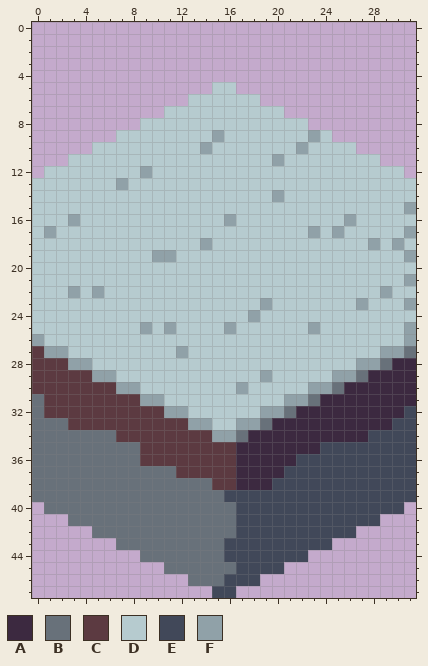
A pixel-art sprite gets an edit: assets/tiles/grid/hexset_grid_snow_flat_03.png. Above is the file before it was changed.
The file is 32x48 pixels.
Palette (. is transparent): A #3c2940  B #68717a  C #5c3a41  D #b6cbcf  E #414859  F #90a1a8
Pixels before, first column x 0:
 5 ...............DD...............
 6 .............DDDDDD.............
 7 ...........DDDDDDDDDD...........
 8 .........DDDDDDDDDDDDDD.........
 9 .......DDDDDDDDFDDDDDDDFD.......
10 .....DDDDDDDDDFDDDDDDDFDDDD.....
11 ...DDDDDDDDDDDDDDDDDFDDDDDDDD...
12 .DDDDDDDDFDDDDDDDDDDDDDDDDDDDDD.
13 DDDDDDDFDDDDDDDDDDDDDDDDDDDDDDDD
14 DDDDDDDDDDDDDDDDDDDDFDDDDDDDDDDD
15 DDDDDDDDDDDDDDDDDDDDDDDDDDDDDDDF
16 DDDFDDDDDDDDDDDDFDDDDDDDDDFDDDDD
17 DFDDDDDDDDDDDDDDDDDDDDDFDFDDDDDF
18 DDDDDDDDDDDDDDFDDDDDDDDDDDDDFDFD
19 DDDDDDDDDDFFDDDDDDDDDDDDDDDDDDDF
20 DDDDDDDDDDDDDDDDDDDDDDDDDDDDDDDD
21 DDDDDDDDDDDDDDDDDDDDDDDDDDDDDDDF
22 DDDFDFDDDDDDDDDDDDDDDDDDDDDDDFDD
23 DDDDDDDDDDDDDDDDDDDFDDDDDDDFDDDF
24 DDDDDDDDDDDDDDDDDDFDDDDDDDDDDDDD
25 DDDDDDDDDFDFDDDDFDDDDDDFDDDDDDDF
26 FDDDDDDDDDDDDDDDDDDDDDDDDDDDDDDF
27 CFFDDDDDDDDDFDDDDDDDDDDDDDDDDFFB
28 CCCFFDDDDDDDDDDDDDDDDDDDDDDFFBAA
29 CCCCCFFDDDDDDDDDDDDFDDDDDFFBAAAA
30 CCCCCCCFFDDDDDDDDFDDDDDFFBAAAAAA
31 BCCCCCCCCFFDDDDDDDDDDFFBAAAAAAAA
32 BCCCCCCCCCCFFDDDDDDFFBAAAAAAAAAE
33 BBBCCCCCCCCCCFFDDFFBAAAAAAAAAAEE
34 BBBBBBBCCCCCCCCFFBAAAAAAAAAAEEEE
35 BBBBBBBBBCCCCCCCCAAAAAAAEEEEEEEE
36 BBBBBBBBBCCCCCCCCAAAAAEEEEEEEEEE
37 BBBBBBBBBBBBCCCCCAAAAEEEEEEEEEEE
38 BBBBBBBBBBBBBBBCCAAAEEEEEEEEEEEE
39 BBBBBBBBBBBBBBBBEEEEEEEEEEEEEEEE
40 .BBBBBBBBBBBBBBBBEEEEEEEEEEEEEE.
41 ...BBBBBBBBBBBBBBEEEEEEEEEEEE...
42 .....BBBBBBBBBBBBEEEEEEEEEE.....
43 .......BBBBBBBBBEEEEEEEEE.......
44 .........BBBBBBBEEEEEEE.........
45 ...........BBBBBBEEEE...........
46 .............BBBEEE.............
47 ...............EE...............
After:
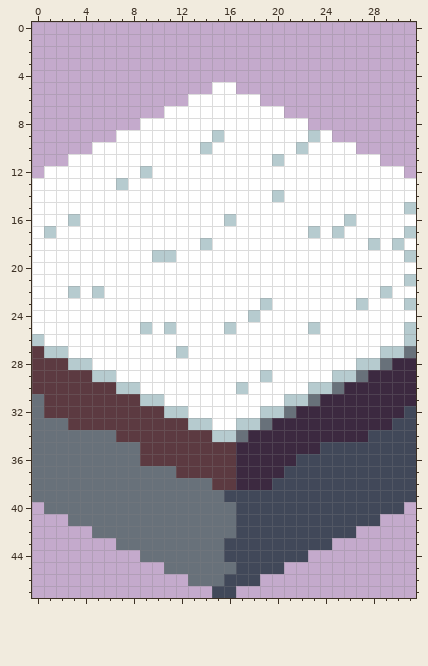
Change:
colour D: #b6cbcf -> #ffffff
colour F: #90a1a8 -> #b6cbcf
Boxes around the changes in both pictures, in picture pixels (x1, y1, x2, y2):
changed: (32, 82, 416, 442)
